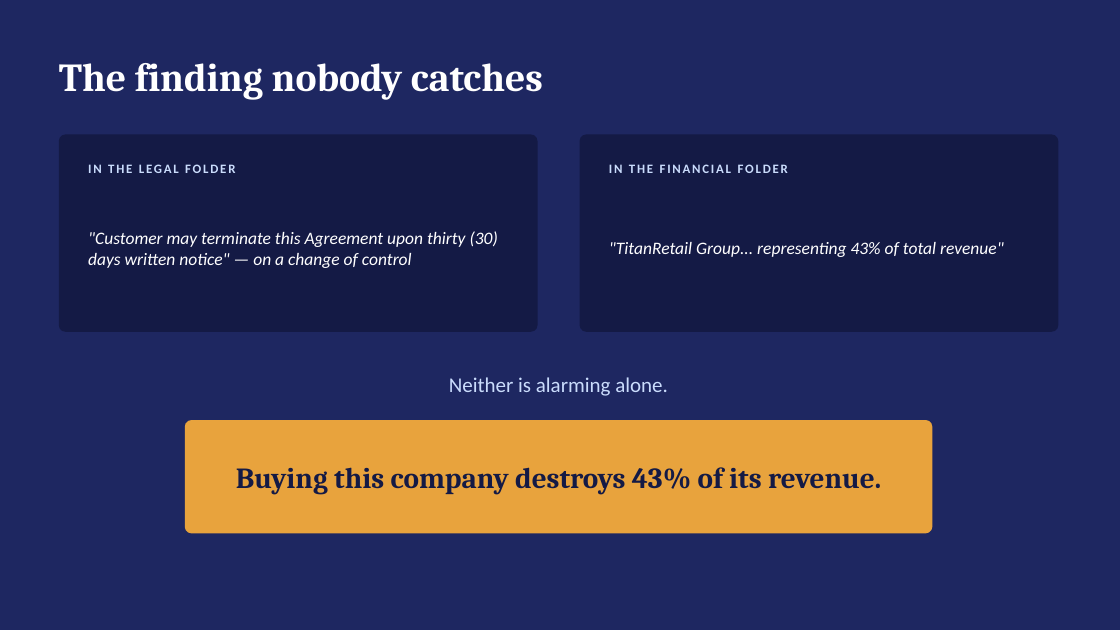
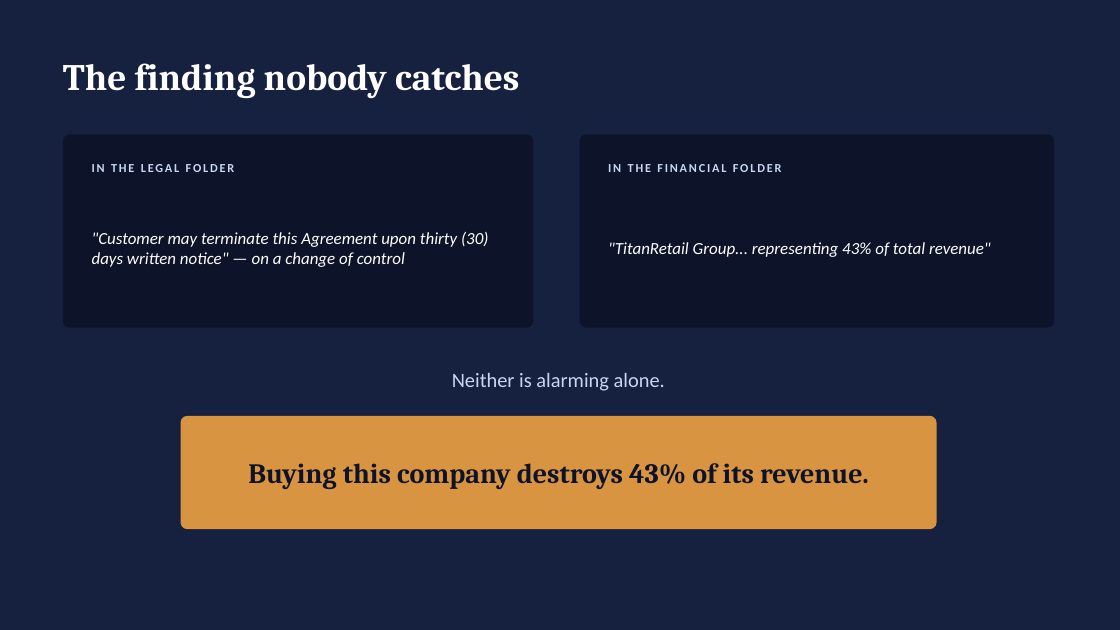
Before and after one commit to harnoorcodes/loupe, a slide deck: slide 3 of docs/loupe-presentation.pptx. Drawn at 1120x630 pixels with LibreOffice and Linux fonts; fonts in the diff are those of the drawing. Boxes give left, top, right and bottom in pixels: in the first picture for what was removed or moved away, otherwise in the second. Text is boxed around its words. In the diff, an @@ line names an element or a change of style, - is before the commit and + after.

Commit message:
Documentation, evaluation, and presentation updated to measured results
- Recall 7/15 (47%), noise 1/9, from a cached reproducible run
- Reference-driven gap detection: catches a document the corpus asserts
  exists by name and date but does not contain
- Ablation regenerated: pair detector -3 defects, critic trades 2 defects
  for 7 false positives, tension detector contributes nothing
- Run-to-run variance documented rather than smoothed over
- Interface screenshots, rebuilt 12-slide deck, revised demo script
- FastAPI dependency defaults exempted from B008

```diff
--- a/docs/loupe-presentation.pptx
+++ b/docs/loupe-presentation.pptx
@@ background #1E2761 to #16203F @@
@@ text "The finding nobody catches" at (63,63,519,99): size 34 to 32 pt @@
@@ rounded rectangle: place and size @@
-rounded rectangle at (59,134,538,332)
+rounded rectangle at (63,134,534,328)
@@ rounded rectangle at (63,134,534,328): fill #141A45 to #0D1329; proportions changed @@
@@ rounded rectangle at (580,134,1054,328): fill #141A45 to #0D1329; proportions changed @@
@@ rounded rectangle: place and size @@
-rounded rectangle at (580,134,1059,332)
+rounded rectangle at (580,134,1054,328)
@@ text "IN THE LEGAL FOLDER" at (92,164,235,172): size 11 to 10.5 pt, text colour #CADCFC to #C9D6F2, letter spacing 1.5 to 1.6 pt @@
@@ text "IN THE FINANCIAL FOLDER" at (608,164,782,172): size 11 to 10.5 pt, text colour #CADCFC to #C9D6F2, letter spacing 1.5 to 1.6 pt @@
@@ text ""Customer may terminate this Agreement ..." at (92,232,488,267): size 15 to 14.5 pt @@
@@ text ""TitanRetail Group... representing 43% of ..." at (608,242,991,257): size 15 to 14.5 pt @@
@@ text "Neither is alarming alone." at (452,373,665,391): size 18 to 17.5 pt, text colour #CADCFC to #C9D6F2 @@
@@ text "Buying this company destroys 43% ..." at (248,463,869,489): size 25 to 24 pt, text colour #141A45 to #0D1329 @@
@@ rounded rectangle: place and size @@
-rounded rectangle at (185,420,933,534)
+rounded rectangle at (181,416,937,529)
@@ rounded rectangle at (181,416,937,529): fill #E8A33D to #D99441 @@
```
Also in this commit, not shown: 8 other slides changed, 3 slides added, 3 slides removed, 18 other files.
